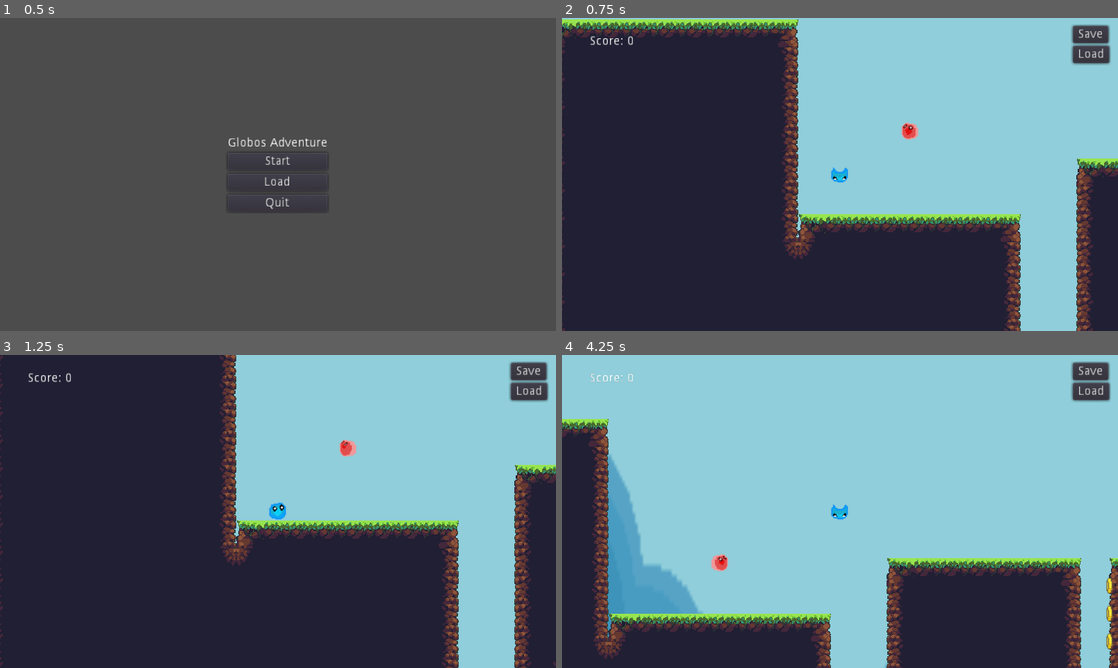
Above: before the commit, frames 1-4 (two rows, left to right).
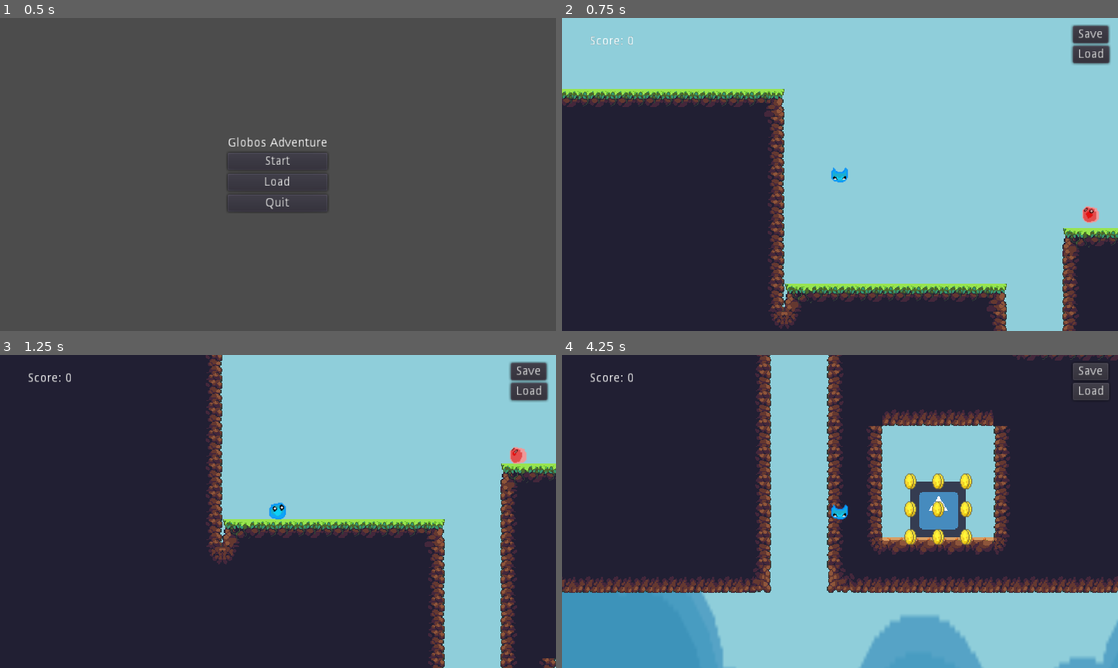
Above: after the commit, the same moments.

Repository: Smaniac1/07-2D-Platformer
Game: Godot game, scene res://Start Menu.tscn
Two runs of this game, one before a commit and one after it. Both use one fixed random seed, a clock stepped at 60 frames per second and the inputs below. The engine's default icon, where the game draws it, is replaced by a stand-in: a white triangle on a blue panel in a dark square.
Inputs:
- Up to frame 1 (0.5 s): no input
- Up to frame 2 (0.75 s): click "Start" at 0.5 s
- Up to frame 3 (1.25 s): no input
- Up to frame 4 (4.25 s): click "Save" at 1.25 s; click "Load" at 2 s; hold Right (ui_right) from 2.78 s (still down); tap Up (ui_up) at 3.02, 3.77 s

Frame 1 is identical in both runs. In frame 2, 30% of the frame differs, in the area x 0-100%, y 0-100%; in frame 3, 10%; in frame 4, 77%.
Error after the commit: Invalid call. Nonexistent function 'queue_free' in base 'Nil'. (res://Global.gd:65)

Commit message:
Summary
This is an updated version of the game with working basic enemies, chomp_globos, the ability to bounce off of basic enemies, and the completed levels. However the saving does not yet fully work.

Diff:
--- /dev/null
+++ b/Chomp_Globo.gd
@@ -0,0 +1,8 @@
+extends KinematicBody2D
+
+const FLOOR = Vector2(0,-1)
+
+var velocity = Vector2(0,90)
+
+func _physics_process(delta):
+	velocity = move_and_slide(velocity, FLOOR)
--- /dev/null
+++ b/Chomp_Globo.tscn
@@ -0,0 +1,31 @@
+[gd_scene load_steps=8 format=2]
+
+[ext_resource path="res://Sprites/Enemies/Chomp Globo-2.png.png" type="Texture" id=1]
+[ext_resource path="res://Sprites/Enemies/Chomp Globo-3.png.png" type="Texture" id=2]
+[ext_resource path="res://Sprites/Enemies/Chomp Globo-1.png.png" type="Texture" id=3]
+[ext_resource path="res://Sprites/Enemies/Chomp Globo-4.png.png" type="Texture" id=4]
+[ext_resource path="res://Chomp_Globo.gd" type="Script" id=5]
+
+[sub_resource type="SpriteFrames" id=1]
+animations = [ {
+"frames": [ ExtResource( 3 ), ExtResource( 1 ), ExtResource( 2 ), ExtResource( 4 ), ExtResource( 2 ), ExtResource( 1 ) ],
+"loop": true,
+"name": "biting",
+"speed": 5.0
+} ]
+
+[sub_resource type="CircleShape2D" id=2]
+radius = 11.0
+
+[node name="Chomp_Globo" type="KinematicBody2D"]
+script = ExtResource( 5 )
+
+[node name="AnimatedSprite" type="AnimatedSprite" parent="."]
+frames = SubResource( 1 )
+animation = "biting"
+frame = 1
+playing = true
+
+[node name="CollisionShape2D" type="CollisionShape2D" parent="."]
+position = Vector2( 0, -1 )
+shape = SubResource( 2 )
--- a/Coin.tscn
+++ b/Coin.tscn
@@ -27,7 +27,7 @@
 [node name="AnimatedSprite" type="AnimatedSprite" parent="."]
 frames = SubResource( 1 )
 animation = "Idle"
-frame = 1
+frame = 7
 playing = true
 
 [node name="CollisionShape2D" type="CollisionShape2D" parent="."]
--- a/Enemy.gd
+++ b/Enemy.gd
@@ -8,7 +8,7 @@
 
 const FLOOR = Vector2(0,-1)
 const GRAVITY = 1
-const SPEED = 20
+const SPEED = 60
 
 var velocity = Vector2()
 var direction = 1
@@ -26,10 +26,9 @@
 	if is_on_wall():
 		direction *= -1
 		$RayCast2D.position.x *= -1
-	if $RayCast2D.is_colliding() == false:
+	if ($RayCast2D.is_colliding() == false) and (velocity.y != 0):
 		direction *= -1
 		$RayCast2D.position.x *= -1
-
 	_on_StompArea2D_area_entered()
 	pass
 
@@ -37,13 +36,7 @@
 
 func _on_StompArea2D_area_entered():
 	pass
-	#var bodies = $StompArea2D.get_overlapping_bodies()
-	#for body in bodies:
-	#	if body.name == "Player":
-	#		if Player.position.y < $StompArea2D/CollisionShape2D.position.y:
-	#			die()
-	#		elif Player.position.y - 1> $StompArea2D/CollisionShape2D.position.y:
-	#			Player.die()
+
 
 
 func die() -> void:
--- a/Enemy.tscn
+++ b/Enemy.tscn
@@ -15,11 +15,10 @@
 } ]
 
 [sub_resource type="CircleShape2D" id=2]
-radius = 11.0
 
 [sub_resource type="CapsuleShape2D" id=3]
 radius = 3.0
-height = 10.0
+height = 12.5
 
 [node name="Enemy" type="KinematicBody2D"]
 collision_layer = 2
@@ -34,6 +33,7 @@
 animation = "Moving"
 
 [node name="CollisionShape2D" type="CollisionShape2D" parent="."]
+position = Vector2( 0, -1 )
 shape = SubResource( 2 )
 
 [node name="RayCast2D" type="RayCast2D" parent="."]
--- a/Global.gd
+++ b/Global.gd
@@ -1,8 +1,13 @@
 extends Node2D
 
 var score = 0
-var lives = 0
 var level = 0
+var current_coin_data_location = ""
+var current_enemy_data_location = ""
+var ci = 1
+var ei = 1
+var coin = ""
+var enemy = ""
 
 var save_path = "res://savegame.sav"
 var config = ConfigFile.new()
@@ -10,14 +15,40 @@
 
 func save_data():
 	config.set_value("Save","score",score)
-	config.set_value("Save","lives",lives)
 	config.set_value("Save","level",level)
+	if level == 1:
+		current_coin_data_location = get_tree().get_nodes_in_group("/root/World/Coins")
+		current_enemy_data_location = get_tree().get_nodes_in_group("/root/World/Basic_Enemies")
+	if level == 2:
+		current_coin_data_location = get_tree().get_nodes_in_group("/root/World2/Coins")
+		current_enemy_data_location = get_tree().get_nodes_in_group("/root/World2/Basic_Enemies")
+	for body in current_coin_data_location:
+		if ci == 1:
+			config.set_value("Save_Coin", "coin", body)
+		else:
+			config.set_value("Save_Coin", "coin" + str(ci), body)
+		ci += 1
+	for body in current_enemy_data_location:
+		if ei == 1:
+			config.set_value("Save_Enemy", "enemy", body)
+		else:
+			config.set_value("Save_Enemy", "enemy" + str(ei), body)
+		ei += 1
+	config.set_value("Save", "coin_count", ci)
+	config.set_value("Save", "enemy_count", ei)
+	config.set_value("Save", "coin_data_location", current_coin_data_location)
+	config.set_value("Save", "enemy_data_location", current_enemy_data_location)
 	config.save(save_path)
 
 func load_data():
 	score = config.get_value("Save","score")
-	lives = config.get_value("Save","lives")
 	level = config.get_value("Save","level")
+	ci = config.get_value("Save", "coin_count")
+	ei = config.get_value("Save", "enemy_count")
+	current_coin_data_location = config.get_value("Save", "coin_data_location")
+	current_enemy_data_location = config.get_value("Save", "enemy_data_location")
+	load_coins()
+	load_enemies()
 	if level == 0:
 		get_tree().change_scene("res://Start Menu.tscn")
 	if level == 1:
@@ -25,6 +56,43 @@
 	if level == 2:
 		get_tree().change_scene("res://World2.tscn")
 
+func load_coins():
+	while ci > 0:
+		if ci == 1:
+			coin = config.get_value("Save_Coin", "coin")
+		else:
+			coin = config.get_value("Save_Coin", "coin" + str(ci))
+		if coin.queue_free() == true:
+			if level == 1:
+				if ci == 1:
+					get_node("/root/World/Coins/Coin").queue_free()
+				else:
+					get_node("/root/World/Coins/Coin" + str(ci)).queue_free()
+			if level == 2:
+				if ci == 1:
+					get_node("/root/World/Coins/Coin").queue_free()
+				else:
+					get_node("/root/World/Coins/Coin" + str(ci)).queue_free()
+		ci -= 1
+
+func load_enemies():
+	while ei > 0:
+		if ei == 1:
+			enemy = config.get_value("Save_Enemy", "enemy")
+		else:
+			coin = config.get_value("Save_Enemy", "enemy" + str(ci))
+		if coin.queue_free() == true:
+			if level == 1:
+				if ei == 1:
+					get_node("/root/World/Enemies/Enemy").queue_free()
+				else:
+					get_node("/root/World/Enemies/Enemy" + str(ci)).queue_free()
+			if level == 2:
+				if ei == 1:
+					get_node("/root/World/Enemies/Enemy").queue_free()
+				else:
+					get_node("/root/World/Enemies/Enemy" + str(ci)).queue_free()
+		ei -= 1
 
 
 """
--- a/KinematicBody2D.gd
+++ b/KinematicBody2D.gd
@@ -5,6 +5,7 @@
 const MAX_SPEED = 200
 const ACCELERATION = 50
 const JUMP_HEIGHT = -500
+const BOUNCE_HEIGHT = -650
 
 var motion = Vector2()
 
@@ -58,14 +59,28 @@
 func _on_EnemyDetector_body_entered(body):
 	if body.name == "Enemy":
 		die()
+	if body.name == "Chomp_Globo":
+		die()
+	for i in range(1,101):
+		if body.name == "Enemy" + str(i):
+			die()
+		if body.name == "Chomp_Globo" + str(i):
+			die()
 
 func die():
+	$Camera2D/Score.score = 0
+	get_node("/root/Global").score = $Camera2D/Score.score
 	get_tree().change_scene(level_select)
 
 
 func _on_StompArea_body_entered(body):
 	if body.name == "Enemy":
 		body.die()
+		motion.y = BOUNCE_HEIGHT
+	for i in range(1,201):
+		if body.name == "Enemy" + str(i):
+			body.die()
+			motion.y = BOUNCE_HEIGHT
 
 
 func _on_Save_pressed():
--- a/Player.tscn
+++ b/Player.tscn
@@ -18,6 +18,11 @@
 "name": "Fall",
 "speed": 5.0
 }, {
+"frames": [ ExtResource( 2 ) ],
+"loop": true,
+"name": "Idle",
+"speed": 5.0
+}, {
 "frames": [ ExtResource( 7 ) ],
 "loop": true,
 "name": "Jump",
@@ -27,20 +32,15 @@
 "loop": true,
 "name": "Run",
 "speed": 15.0
-}, {
-"frames": [ ExtResource( 2 ) ],
-"loop": true,
-"name": "Idle",
-"speed": 5.0
 } ]
 
 [sub_resource type="CircleShape2D" id=2]
 
-[sub_resource type="RectangleShape2D" id=3]
-extents = Vector2( 12.953, 10.2256 )
+[sub_resource type="RectangleShape2D" id=5]
+extents = Vector2( 10, 8 )
 
 [sub_resource type="RectangleShape2D" id=4]
-extents = Vector2( 10, 8.03323 )
+extents = Vector2( 10, 7 )
 
 [node name="Player" type="KinematicBody2D"]
 script = ExtResource( 10 )
@@ -51,6 +51,7 @@
 playing = true
 
 [node name="CollisionShape2D" type="CollisionShape2D" parent="."]
+position = Vector2( 0, -1 )
 shape = SubResource( 2 )
 
 [node name="Camera2D" type="Camera2D" parent="."]
@@ -90,8 +91,8 @@
 [node name="EnemyDetector" type="Area2D" parent="."]
 
 [node name="CollisionShape2D" type="CollisionShape2D" parent="EnemyDetector"]
-position = Vector2( 0, -3 )
-shape = SubResource( 3 )
+position = Vector2( 0, -1 )
+shape = SubResource( 5 )
 __meta__ = {
 "_edit_group_": true
 }
--- a/World.tscn
+++ b/World.tscn
@@ -6,12 +6,13 @@
 [ext_resource path="res://Coin.tscn" type="PackedScene" id=4]
 [ext_resource path="res://Enemy.tscn" type="PackedScene" id=5]
 [ext_resource path="res://World.gd" type="Script" id=6]
+[ext_resource path="res://Chomp_Globo.tscn" type="PackedScene" id=7]
 
 [node name="World" type="Node2D"]
 script = ExtResource( 6 )
 
 [node name="Player" parent="." instance=ExtResource( 1 )]
-position = Vector2( 80, 96 )
+position = Vector2( 96, 16 )
 z_index = 1
 level_select = "res://World.tscn"
 
@@ -344,7 +345,96 @@
 [node name="Coin103" parent="Coins" instance=ExtResource( 4 )]
 position = Vector2( 1184, -192 )
 
-[node name="Enemies" type="Node" parent="."]
-
-[node name="Enemy" parent="Enemies" instance=ExtResource( 5 )]
-position = Vector2( 160, 64 )
+[node name="Baisc_Enemies" type="Node" parent="."]
+
+[node name="Enemy" parent="Baisc_Enemies" instance=ExtResource( 5 )]
+position = Vector2( 384, 80 )
+
+[node name="Enemy2" parent="Baisc_Enemies" instance=ExtResource( 5 )]
+position = Vector2( 704, 208 )
+
+[node name="Enemy3" parent="Baisc_Enemies" instance=ExtResource( 5 )]
+position = Vector2( 1280, 208 )
+
+[node name="Enemy4" parent="Baisc_Enemies" instance=ExtResource( 5 )]
+position = Vector2( 1248, 112 )
+
+[node name="Enemy5" parent="Baisc_Enemies" instance=ExtResource( 5 )]
+position = Vector2( 1216, 16 )
+
+[node name="Enemy6" parent="Baisc_Enemies" instance=ExtResource( 5 )]
+position = Vector2( 1088, 384 )
+
+[node name="Enemy7" parent="Baisc_Enemies" instance=ExtResource( 5 )]
+position = Vector2( 1344, 384 )
+
+[node name="Enemy8" parent="Baisc_Enemies" instance=ExtResource( 5 )]
+position = Vector2( 1216, 384 )
+
+[node name="Enemy9" parent="Baisc_Enemies" instance=ExtResource( 5 )]
+position = Vector2( 1936, 384 )
+
+[node name="Enemy10" parent="Baisc_Enemies" instance=ExtResource( 5 )]
+position = Vector2( 1840, 384 )
+
+[node name="Enemy11" parent="Baisc_Enemies" instance=ExtResource( 5 )]
+position = Vector2( 1760, 384 )
+
+[node name="Enemy12" parent="Baisc_Enemies" instance=ExtResource( 5 )]
+position = Vector2( 2272, 208 )
+
+[node name="Enemy14" parent="Baisc_Enemies" instance=ExtResource( 5 )]
+position = Vector2( 2176, 208 )
+
+[node name="Enemy15" parent="Baisc_Enemies" instance=ExtResource( 5 )]
+position = Vector2( 2080, 208 )
+
+[node name="Enemy13" parent="Baisc_Enemies" instance=ExtResource( 5 )]
+position = Vector2( 1968, 304 )
+
+[node name="Enemy16" parent="Baisc_Enemies" instance=ExtResource( 5 )]
+position = Vector2( 2048, 304 )
+
+[node name="Enemy17" parent="Baisc_Enemies" instance=ExtResource( 5 )]
+position = Vector2( 1888, -176 )
+
+[node name="Enemy18" parent="Baisc_Enemies" instance=ExtResource( 5 )]
+position = Vector2( 1978, -176 )
+
+[node name="Enemy19" parent="Baisc_Enemies" instance=ExtResource( 5 )]
+position = Vector2( 1500, -400 )
+
+[node name="Chomp_Globos" type="Node" parent="."]
+
+[node name="Chomp_Globo" parent="Chomp_Globos" instance=ExtResource( 7 )]
+position = Vector2( 1520, 336 )
+
+[node name="Chomp_Globo2" parent="Chomp_Globos" instance=ExtResource( 7 )]
+position = Vector2( 1584, 272 )
+
+[node name="Chomp_Globo4" parent="Chomp_Globos" instance=ExtResource( 7 )]
+position = Vector2( 1744, -272 )
+
+[node name="Chomp_Globo5" parent="Chomp_Globos" instance=ExtResource( 7 )]
+position = Vector2( 1696, -304 )
+
+[node name="Chomp_Globo6" parent="Chomp_Globos" instance=ExtResource( 7 )]
+position = Vector2( 1296, -304 )
+
+[node name="Chomp_Globo7" parent="Chomp_Globos" instance=ExtResource( 7 )]
+position = Vector2( 1104, -80 )
+
+[node name="Chomp_Globo8" parent="Chomp_Globos" instance=ExtResource( 7 )]
+position = Vector2( 1168, 208 )
+
+[node name="Chomp_Globo10" parent="Chomp_Globos" instance=ExtResource( 7 )]
+position = Vector2( 1360, 112 )
+
+[node name="Chomp_Globo11" parent="Chomp_Globos" instance=ExtResource( 7 )]
+position = Vector2( 1296, 21 )
+
+[node name="Chomp_Globo12" parent="Chomp_Globos" instance=ExtResource( 7 )]
+position = Vector2( 1168, 111 )
+
+[node name="Chomp_Globo13" parent="Chomp_Globos" instance=ExtResource( 7 )]
+position = Vector2( 1168, 21 )
--- a/World2.tscn
+++ b/World2.tscn
@@ -6,6 +6,8 @@
 [ext_resource path="res://MovingPlatform.tscn" type="PackedScene" id=4]
 [ext_resource path="res://Coin.tscn" type="PackedScene" id=5]
 [ext_resource path="res://World2.gd" type="Script" id=6]
+[ext_resource path="res://Enemy.tscn" type="PackedScene" id=7]
+[ext_resource path="res://Chomp_Globo.tscn" type="PackedScene" id=8]
 
 [node name="World2" type="Node"]
 script = ExtResource( 6 )
@@ -14,7 +16,7 @@
 tile_set = ExtResource( 1 )
 cell_size = Vector2( 32, 32 )
 format = 1
-tile_data = PoolIntArray( -196616, 4, 0, -196615, 4, 0, -196614, 4, …(45599 unchanged characters)…
+tile_data = PoolIntArray( -327608, 10, 0, -327607, 10, 0, -327606, 10, 0, -327605, 10, 0, -327604, 10, 0, -327603, 10, 0, -327602, 10, 0, -327601, 10, 0, -327600, 10, 0, -327599, 10, 0, -327598, 10, 0, -327597, 10, 0, -327596, 11, 0, -196616, 4, 0, -196615, 4, 0, -196614, 4, …(45599 unchanged characters)…
 __meta__ = {
 "_edit_lock_": true
 }
@@ -130,3 +132,40 @@
 
 [node name="Coin30" parent="Coins" instance=ExtResource( 5 )]
 position = Vector2( 2720, 352 )
+
+[node name="Basic_Enemies" type="Node" parent="."]
+
+[node name="Enemy" parent="Basic_Enemies" instance=ExtResource( 7 )]
+position = Vector2( 320, 336 )
+
+[node name="Enemy2" parent="Basic_Enemies" instance=ExtResource( 7 )]
+position = Vector2( 634, 304 )
+
+[node name="Enemy3" parent="Basic_Enemies" instance=ExtResource( 7 )]
+position = Vector2( 592, 336 )
+
+[node name="Enemy4" parent="Basic_Enemies" instance=ExtResource( 7 )]
+position = Vector2( 672, 272 )
+
+[node name="Enemy5" parent="Basic_Enemies" instance=ExtResource( 7 )]
+position = Vector2( 704, 240 )
+
+[node name="Enemy6" parent="Basic_Enemies" instance=ExtResource( 7 )]
+position = Vector2( 1408, 240 )
+
+[node name="Enemy7" parent="Basic_Enemies" instance=ExtResource( 7 )]
+position = Vector2( 1568, 240 )
+
+[node name="Enemy8" parent="Basic_Enemies" instance=ExtResource( 7 )]
+position = Vector2( 2192, 368 )
+
+[node name="Enemy9" parent="Basic_Enemies" instance=ExtResource( 7 )]
+position = Vector2( 1888, 432 )
+
+[node name="Chomp_Globos" type="Node" parent="."]
+
+[node name="Chomp_Globo" parent="Chomp_Globos" instance=ExtResource( 8 )]
+position = Vector2( 2736, 416 )
+
+[node name="Chomp_Globo2" parent="Chomp_Globos" instance=ExtResource( 8 )]
+position = Vector2( 2768, 416 )
Binary file added: Sprites/Enemies/Chomp Globo-1.png.png
Not shown, added: Sprites/Enemies/Chomp Globo-1.png.png.import
Binary file added: Sprites/Enemies/Chomp Globo-2.png.png
Not shown, added: Sprites/Enemies/Chomp Globo-2.png.png.import
Binary file added: Sprites/Enemies/Chomp Globo-3.png.png
Not shown, added: Sprites/Enemies/Chomp Globo-3.png.png.import
Binary file added: Sprites/Enemies/Chomp Globo-4.png.png
Not shown, added: Sprites/Enemies/Chomp Globo-4.png.png.import
Not shown: 1 places in World.tscn that only renumber resources
Not shown: 1 places in World2.tscn that only renumber resources
Not shown, changed: savegame.sav
